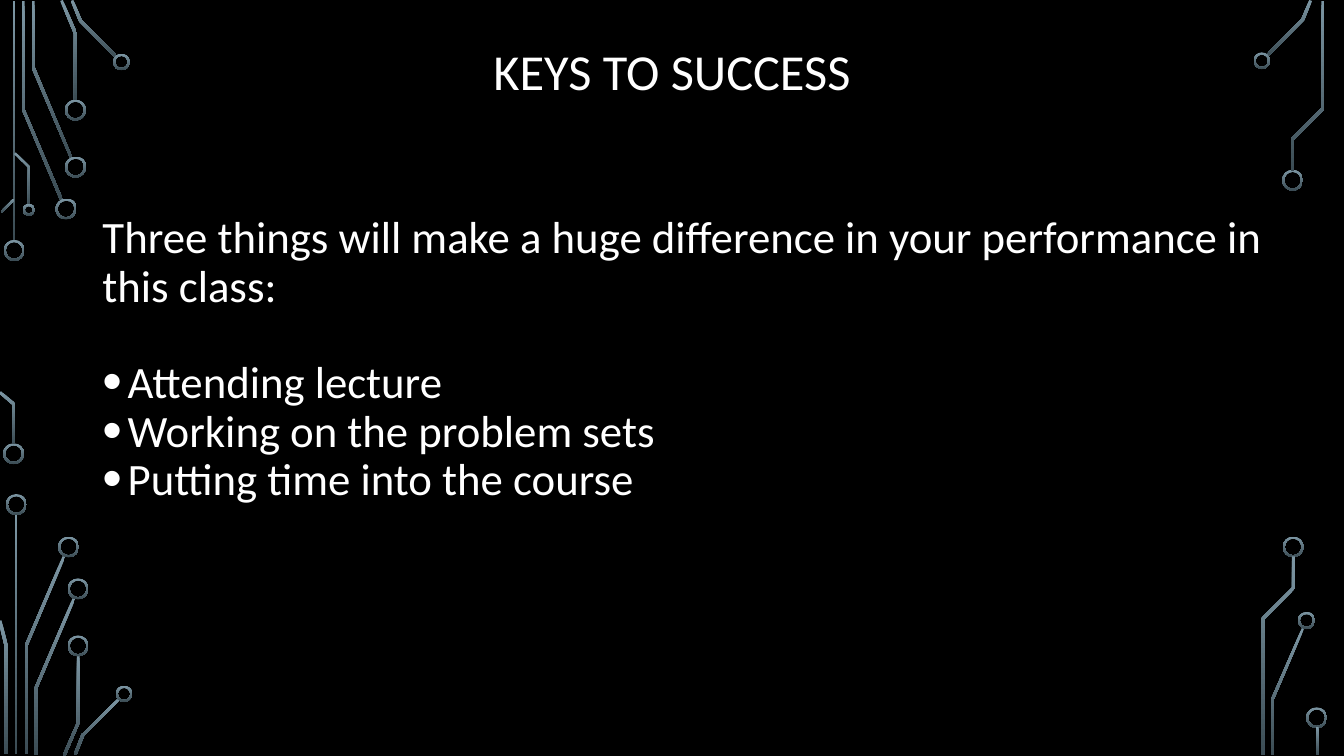
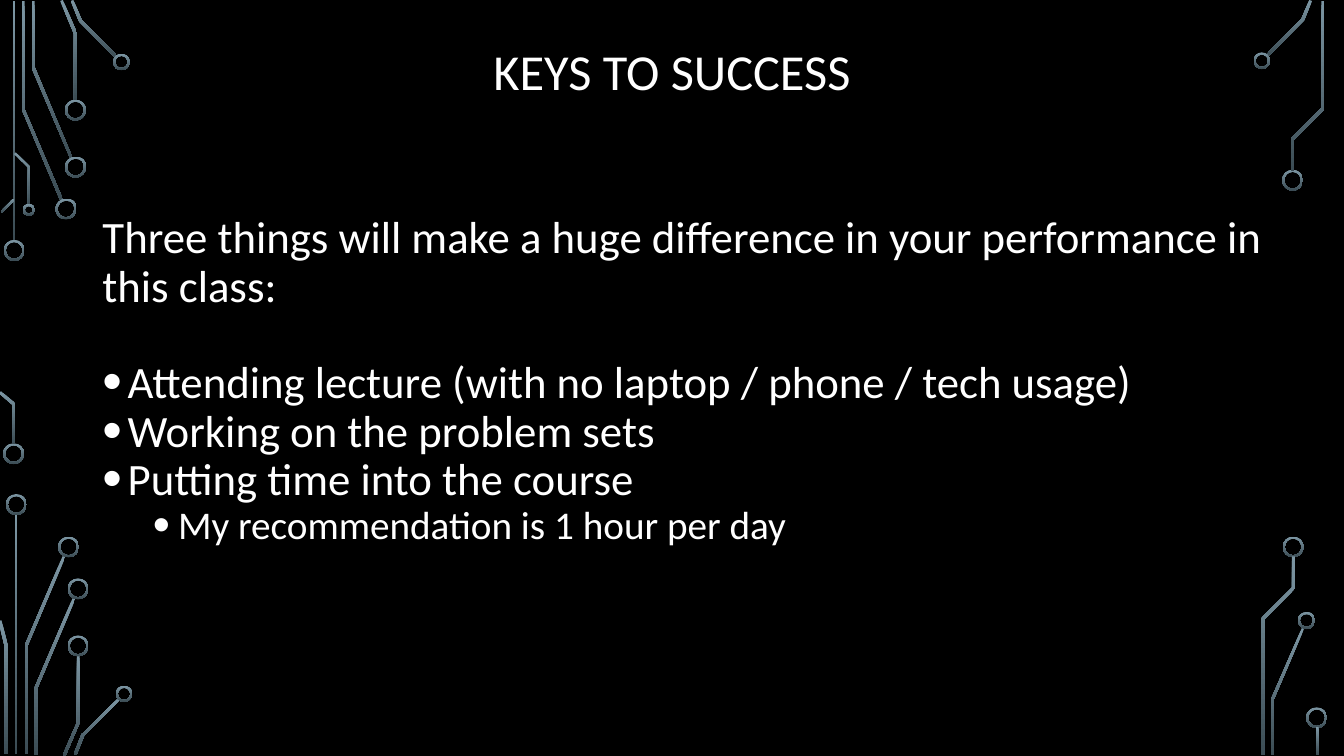
Before and after one commit to markfloryan/dsa2, a slide deck: slide 27 of slides/00-Introduction.pptx. Drawn at 1344x756 pixels with LibreOffice and Linux fonts; fonts in the diff are those of the drawing; background and template pictures are left out. Boxes give left, top, right and bottom in pixels: in the first picture for what was removed or moved away, otherwise in the second. Text is boxed around its words. In the diff, an @@ line names an element or a change of style, - is before the commit and + after.

Commit message:
small slide changes again

```diff
--- a/slides/00-Introduction.pptx
+++ b/slides/00-Introduction.pptx
@@ text at [128,365,1131,406]: text changed @@
-• Attending lecture
+• Attending lecture (with no laptop / phone / tech usage)
@@ text at [178,511,786,546]: paragraph added @@
+  • My recommendation is 1 hour per day
```
